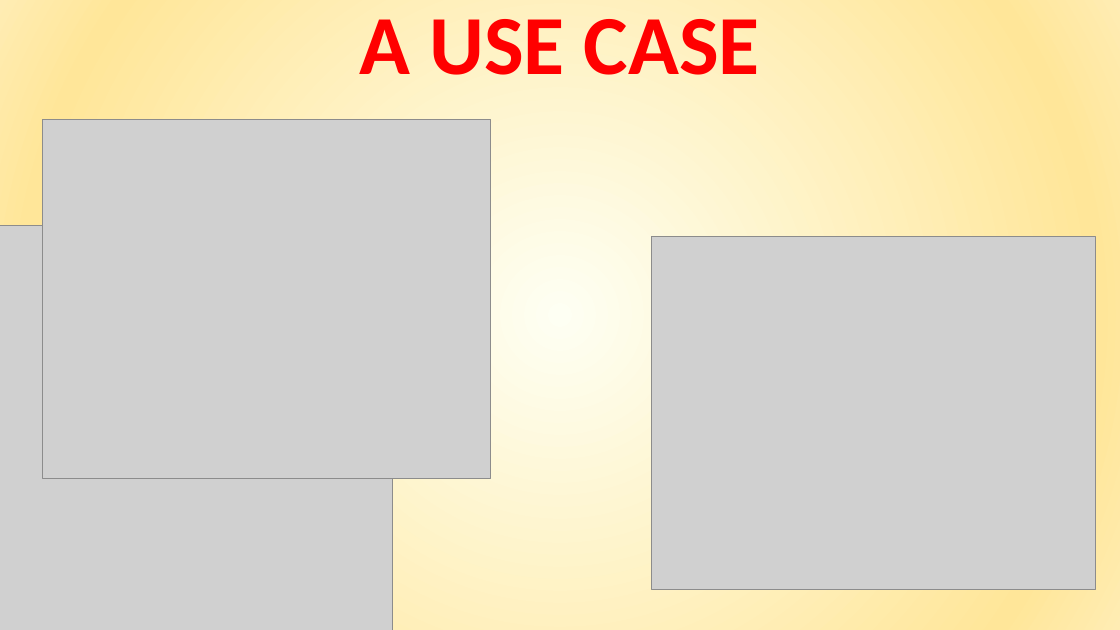
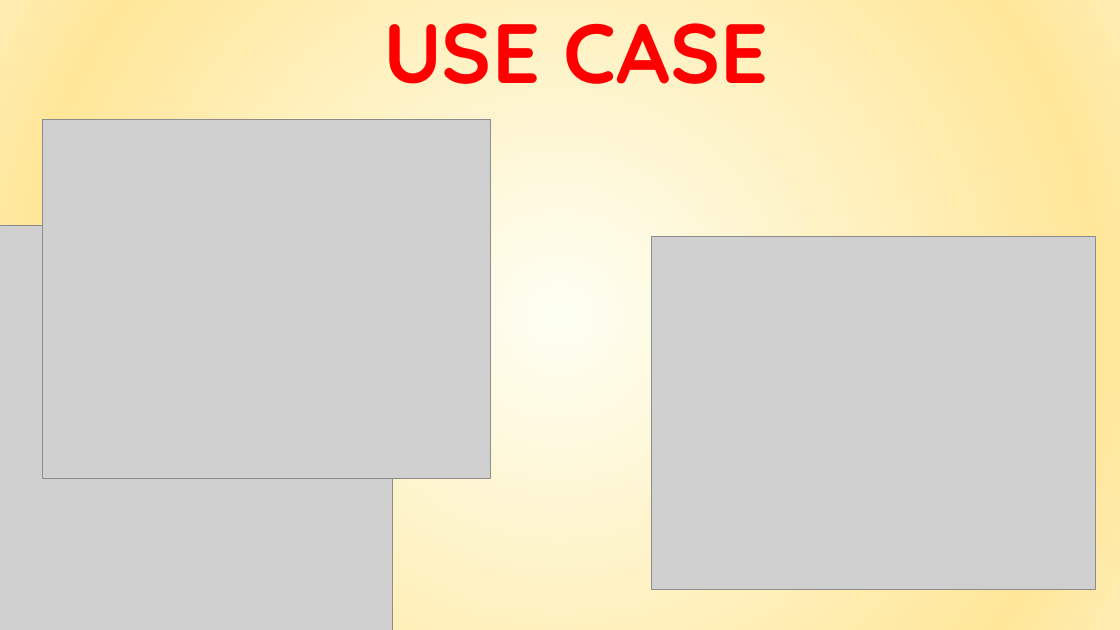
Before and after one commit to giuseppemanzi/manzinicolini, a slide deck: slide 13 of All/final presentation/Final presentation.pptx. Drawn at 1120x630 pixels with LibreOffice and Linux fonts; fonts in the diff are those of the drawing; grey boxes stand for pictures. Boxes give left, top, right and bottom in pixels: in the first picture for what was removed or moved away, otherwise in the second. Text is boxed around its words. In the diff, an @@ line names an element or a change of style, - is before the commit and + after.

```diff
--- a/All/final presentation/Final presentation.pptx
+++ b/All/final presentation/Final presentation.pptx
@@ text at (384,23,769,84): text changed; font Calibri to Quicksand @@
-A USE CASE
+USE CASE
```
Also in this commit, not shown: 13 other slides changed, 6 slides added, 1 other file.
